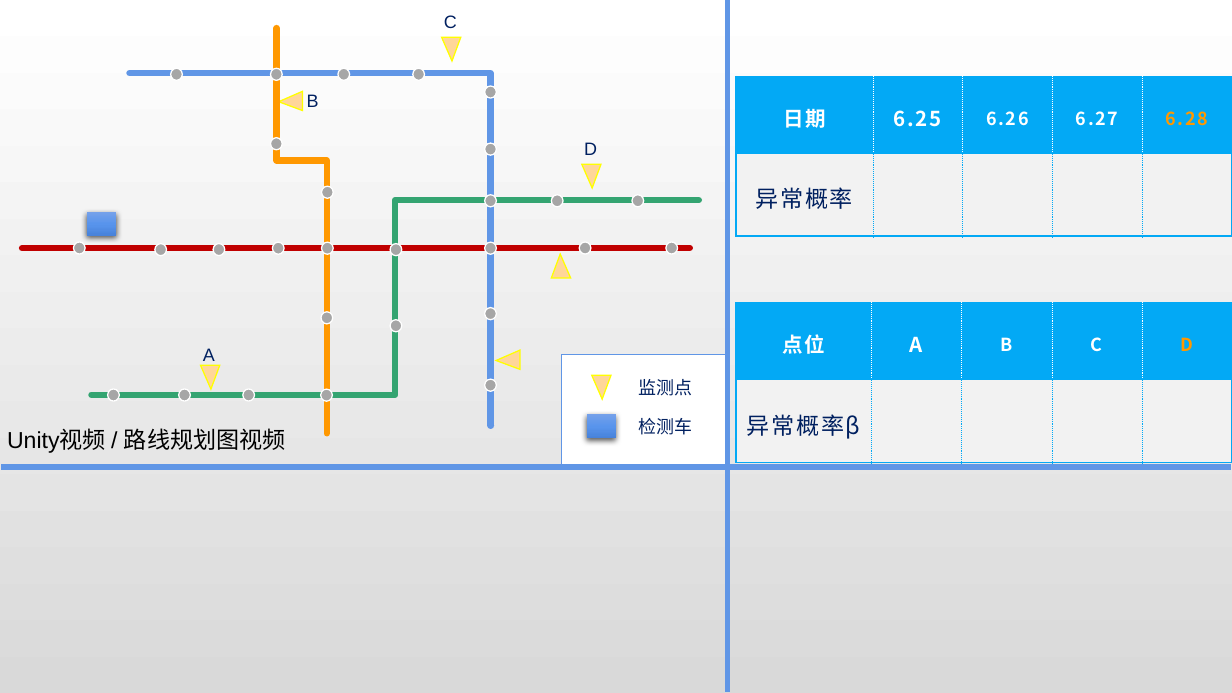
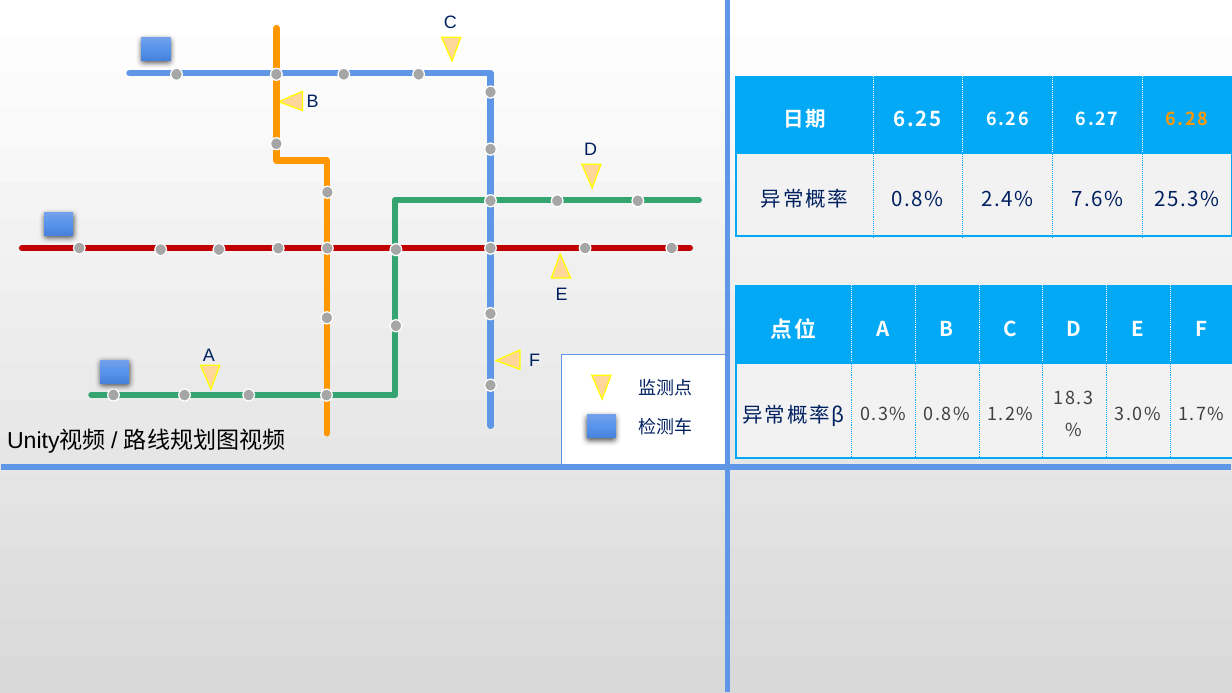
Before and after one commit to Steve-Strange/RailwayRepaire, a slide deck: slide 3 of 隧道检测.pptx. Drawn at 1232x693 pixels with LibreOffice and Linux fonts; fonts in the diff are those of the drawing. Boxes give left, top, right and bottom in pixels: in the first picture for what was removed or moved away, otherwise in the second. Text is boxed around its words. In the diff, an @@ line names an element or a change of style, - is before the commit and + after.

Commit message:
model & ppt1

```diff
--- a/隧道检测.pptx
+++ b/隧道检测.pptx
@@ rectangle added at (141,37,171,61), fill gradient #76A2EA to #5995ED to #4783DA @@
@@ table at (736,77,1231,237) @@
-row 2: 异常概率 |  |  |  | 
+row 2: 异常概率 | 0.8% | 2.4% | 7.6% | 25.3%
@@ size 18 to 16 pt in "异常概率" @@
@@ rectangle: place and size @@
-rectangle at (87,213,116,237)
+rectangle at (43,213,73,237)
@@ text added at (556,287,568,300), 14 pt, text #002060 @@
+E
@@ table at (736,286,1232,457) @@
-column 2: A | 
-column 3: B | 
-column 4: C | 
-column 5: D | 
+column 2: A | 0.3%
+column 3: B | 0.8%
+column 4: C | 1.2%
+column 5: D | 18.3%
+column 6: E | 3.0%
+column 7: F | 1.7%
@@ table: place and size @@
-table at (736,303,1232,463)
+table at (736,286,1232,457)
@@ text added at (529,353,540,366), 14 pt, text #002060 @@
+F
@@ rectangle added at (100,360,129,384), fill gradient #76A2EA to #5995ED to #4783DA @@
```
Also in this commit, not shown: 3 other files.
